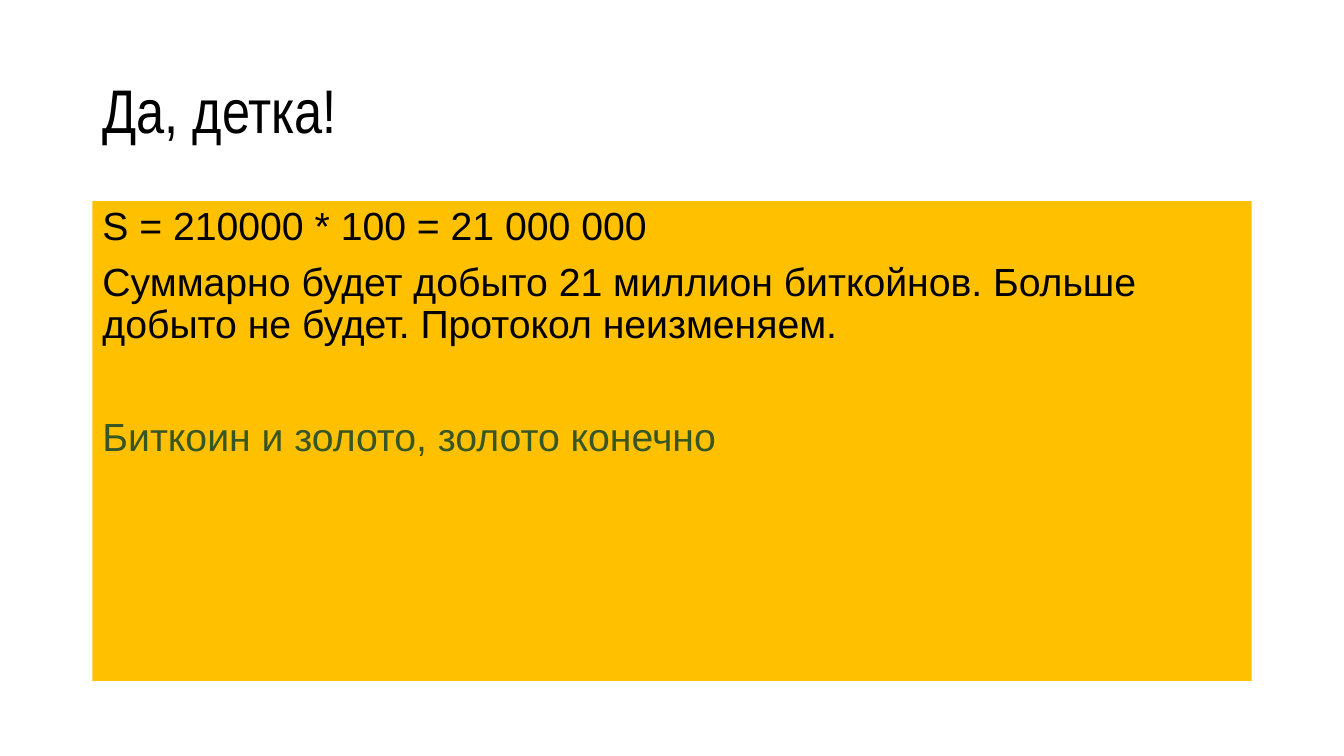
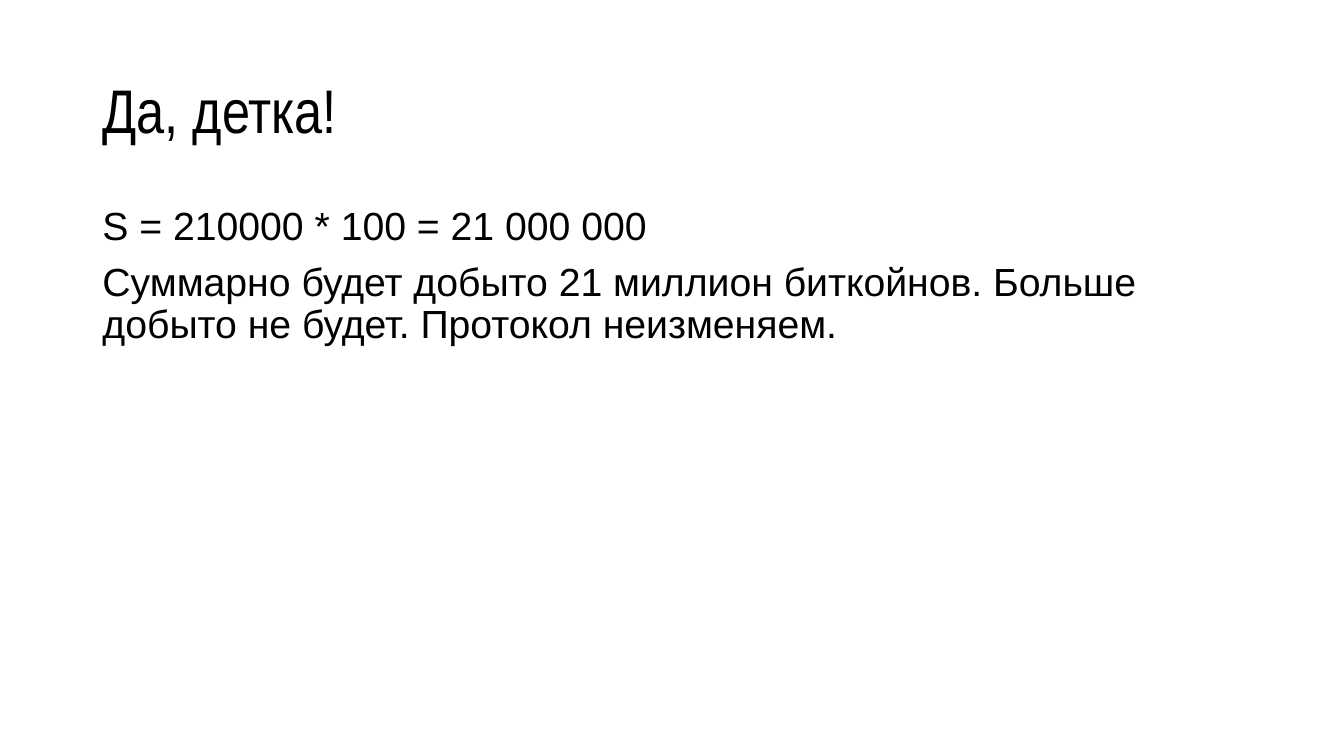
Before and after one commit to misteraverin/blockchain-materials, a slide deck: slide 16 of bittalk_max.pptx (slide 14 before the commit). Drawn at 1344x756 pixels with LibreOffice and Linux fonts; fonts in the diff are those of the drawing. Boxes give left, top, right and bottom in pixels: in the first picture for what was removed or moved away, otherwise in the second. Text is boxed around its words. In the diff, an @@ line names an element or a change of style, - is before the commit and + after.

```diff
--- a/bittalk_max.pptx
+++ b/bittalk_max.pptx
@@ text "S = 210000 * 100 ...": place and size @@
-text "S = 210000 * 100 ..." at box(93, 202, 1252, 682)
+text "S = 210000 * 100 ..." at box(102, 212, 1136, 346)
@@ text "S = 210000 * 100 ..." at box(102, 212, 1136, 346): fill #FFC000 to none @@
@@ text at box(102, 424, 716, 456): paragraph removed @@
-Биткоин и золото, золото конечно
```
Also in this commit, not shown: 14 other slides changed, 19 slides added, 1 slide removed, 1 other file.
